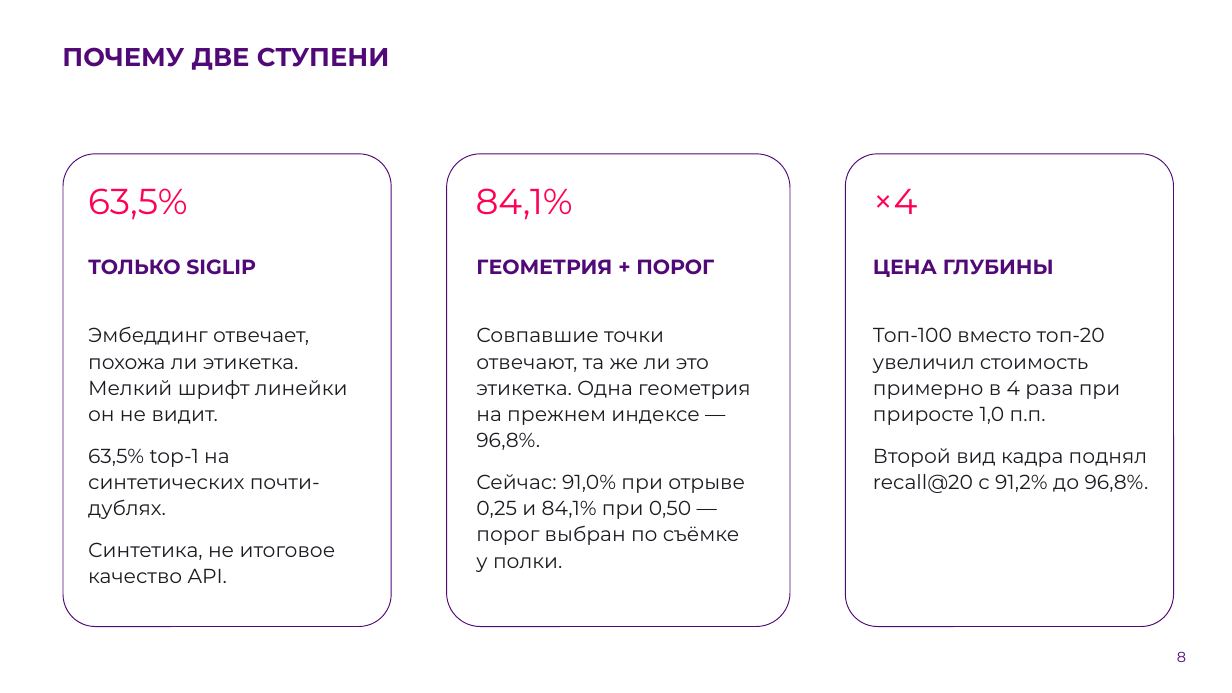
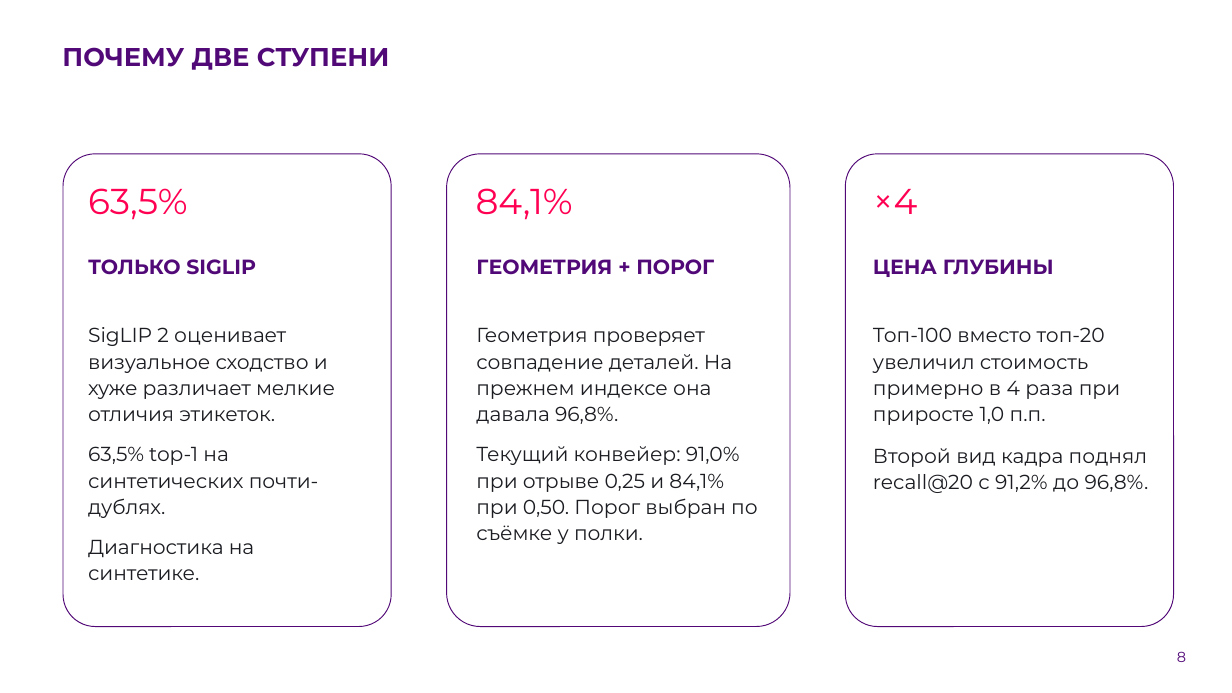
Before and after one commit to AlexGvr/rus_vines, a slide deck: slide 8 of ЛЦТ2026 Сканер российских вин.pptx. Drawn at 1232x693 pixels with LibreOffice and Linux fonts; fonts in the diff are those of the drawing; background and template pictures are left out. Boxes give left, top, right and bottom in pixels: in the first picture for what was removed or moved away, otherwise in the second. Text is boxed around its words. In the diff, an @@ line names an element or a change of style, - is before the commit and + after.

```diff
--- a/ЛЦТ2026 Сканер российских вин.pptx
+++ b/ЛЦТ2026 Сканер российских вин.pptx
@@ text at (88,327,335,421): text changed @@
-Эмбеддинг отвечает, похожа ли этикетка. Мелкий шрифт линейки он не видит.
+SigLIP 2 оценивает визуальное сходство и хуже различает мелкие отличия этикеток.
@@ text at (476,327,757,544): text changed @@
-Совпавшие точки отвечают, та же ли это этикетка. Одна геометрия на прежнем индексе — 96,8%.
-Сейчас: 91,0% при отрыве 0,25 и 84,1% при 0,50 — порог выбран по съёмке у полки.
+Геометрия проверяет совпадение деталей. На прежнем индексе она давала 96,8%.
+Текущий конвейер: 91,0% при отрыве 0,25 и 84,1% при 0,50. Порог выбран по съёмке у полки.
@@ text at (88,446,319,518): less space between paragraphs @@
@@ text at (88,539,254,580): text changed @@
-Синтетика, не итоговое качество API.
+Диагностика на синтетике.
```
Also in this commit, not shown: 11 other slides changed, 4 other files.
